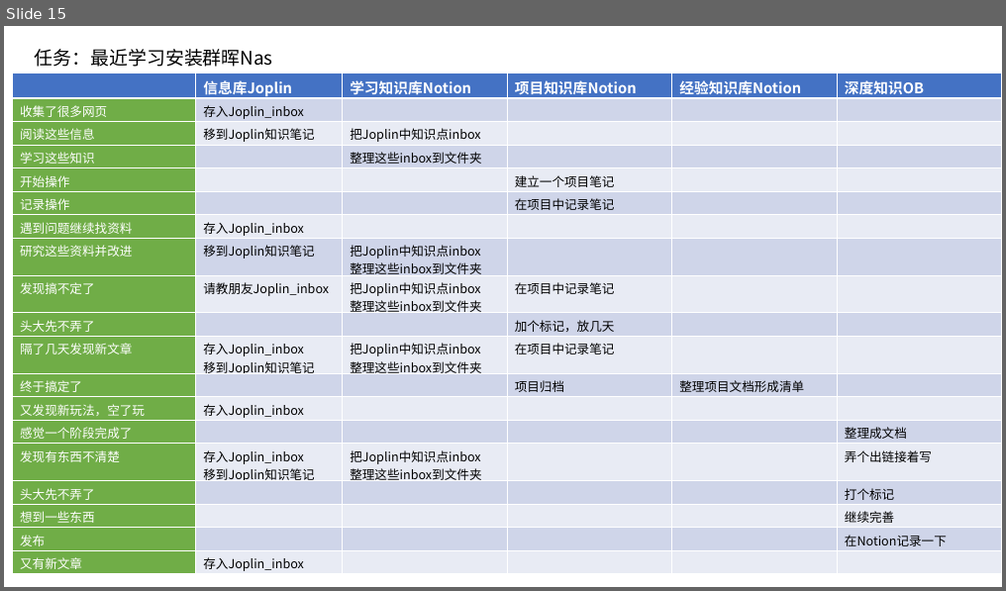
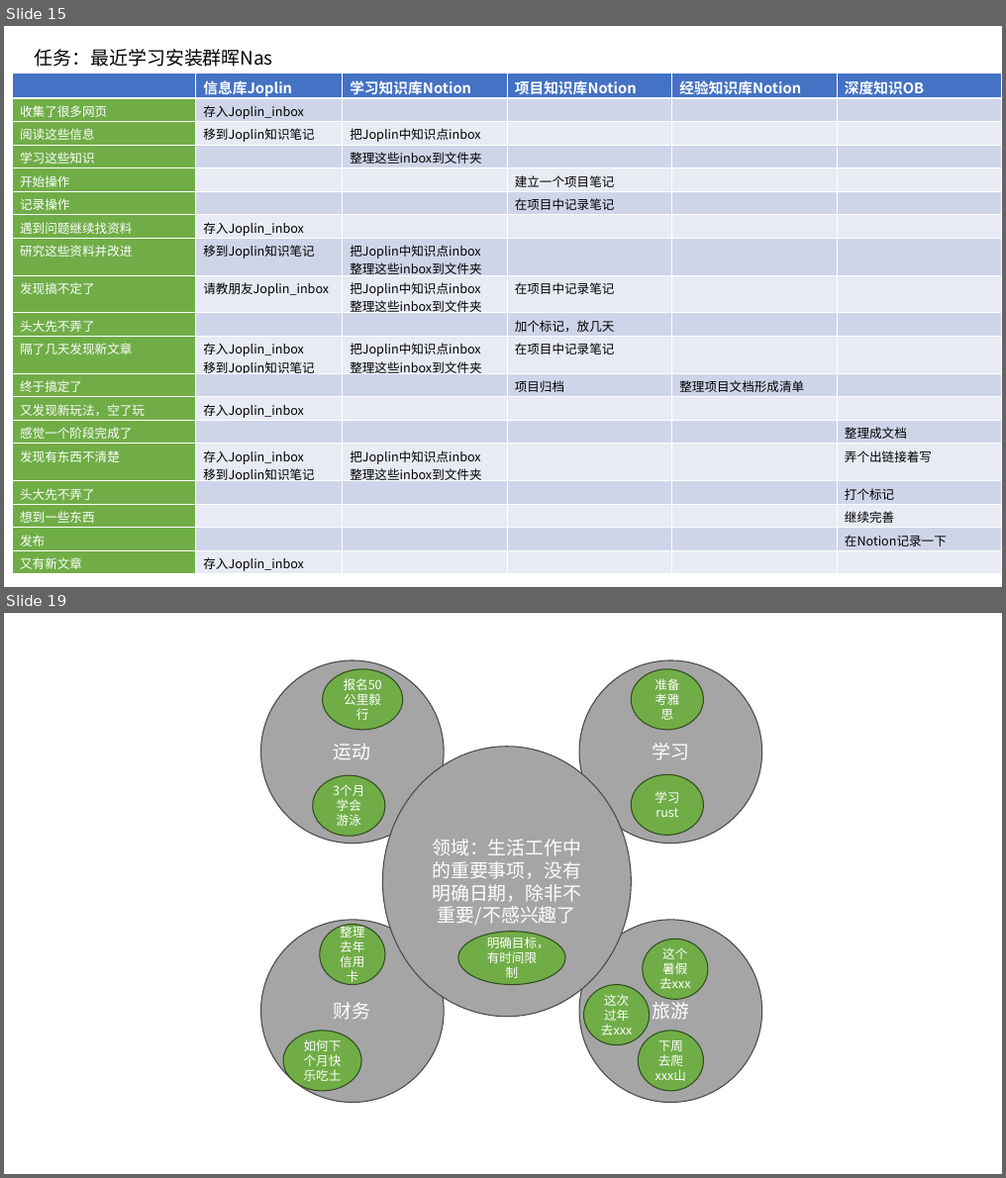
Before and after one commit to 51xpage/51xpage.github.com, a slide deck: images/2023-07-19-ru-he-da-jian-shu-yu-zi-ji-de-zhi-shi-shou-ji-zheng-li-jia-gong-ti-xi/知识管理各种图片.pptx. Shown one above the other, each under a label of ours: slide 15 before the commit, slides 15 and 19 after it; the slides between them are not shown. The pictures are 1006x591 and 1006x1178 pixels, drawn with LibreOffice and Linux fonts; fonts in the diff are those of the drawing. Boxes give left, top, right and bottom in pixels: in the first picture for what was removed or moved away, otherwise in the second. Text is boxed around its words. In the diff, an @@ line names an element or a change of style, - is before the commit and + after.

Commit message:
解决了一个大问题，整理的问题，然后今天要把Notion的结构弄好，然后开始在Notion里面弄代办，它是重点

```diff
--- a/images/2023-07-19-ru-he-da-jian-shu-yu-zi-ji-de-zhi-shi-shou-ji-zheng-li-jia-gong-ti-xi/知识管理各种图片.pptx
+++ b/images/2023-07-19-ru-he-da-jian-shu-yu-zi-ji-de-zhi-shi-shou-ji-zheng-li-jia-gong-ti-xi/知识管理各种图片.pptx
@@ slide 19 added at [4,613,1002,1174], background #FFFFFF @@
@@ ellipse added at [260,661,444,843], fill #A5A5A5, outline #484848 1 pt, 18 pt, text #FFFFFF @@
+运动
@@ ellipse added at [322,669,402,730], fill #70AD47, outline #314C1F 1 pt, 12 pt, text #FFFFFF @@
+报名50公里毅行
@@ ellipse added at [580,661,762,843], fill #A5A5A5, outline #484848 1 pt, 18 pt, text #FFFFFF @@
+学习
@@ ellipse added at [632,669,704,730], fill #70AD47, outline #314C1F 1 pt, 12 pt, text #FFFFFF @@
+准备考雅思
@@ ellipse added at [383,747,632,1017], fill #A5A5A5, outline #484848 1 pt, 18 pt, text #FFFFFF @@
+领域：生活工作中的重要事项，没有明确日期，除非不重要/不感兴趣了
@@ ellipse added at [313,775,385,836], fill #70AD47, outline #314C1F 1 pt, 12 pt, text #FFFFFF @@
+3个月学会游泳
@@ ellipse added at [632,774,704,836], fill #70AD47, outline #314C1F 1 pt, 12 pt, text #FFFFFF @@
+学习rust
@@ ellipse added at [260,920,444,1103], fill #A5A5A5, outline #484848 1 pt, 18 pt, text #FFFFFF @@
+财务
@@ ellipse added at [320,925,386,985], fill #70AD47, outline #314C1F 1 pt, 12 pt, text #FFFFFF @@
+整理去年信用卡
@@ ellipse added at [458,931,565,984], fill #70AD47, outline #314C1F 1 pt, 12 pt, text #FFFFFF @@
+明确目标，有时间限制
@@ ellipse added at [580,920,762,1103], fill #A5A5A5, outline #484848 1 pt, 18 pt, text #FFFFFF @@
+旅游
@@ ellipse added at [643,940,709,1000], fill #70AD47, outline #314C1F 1 pt, 12 pt, text #FFFFFF @@
+这个暑假去xxx
@@ ellipse added at [584,985,650,1046], fill #70AD47, outline #314C1F 1 pt, 12 pt, text #FFFFFF @@
+这次过年去xxx
@@ ellipse added at [283,1031,361,1091], fill #70AD47, outline #314C1F 1 pt, 12 pt, text #FFFFFF @@
+如何下个月快乐吃土
@@ ellipse added at [638,1031,704,1091], fill #70AD47, outline #314C1F 1 pt, 12 pt, text #FFFFFF @@
+下周去爬xxx山
```
Also in this commit, not shown: 3 other slides added, 16 other files.
